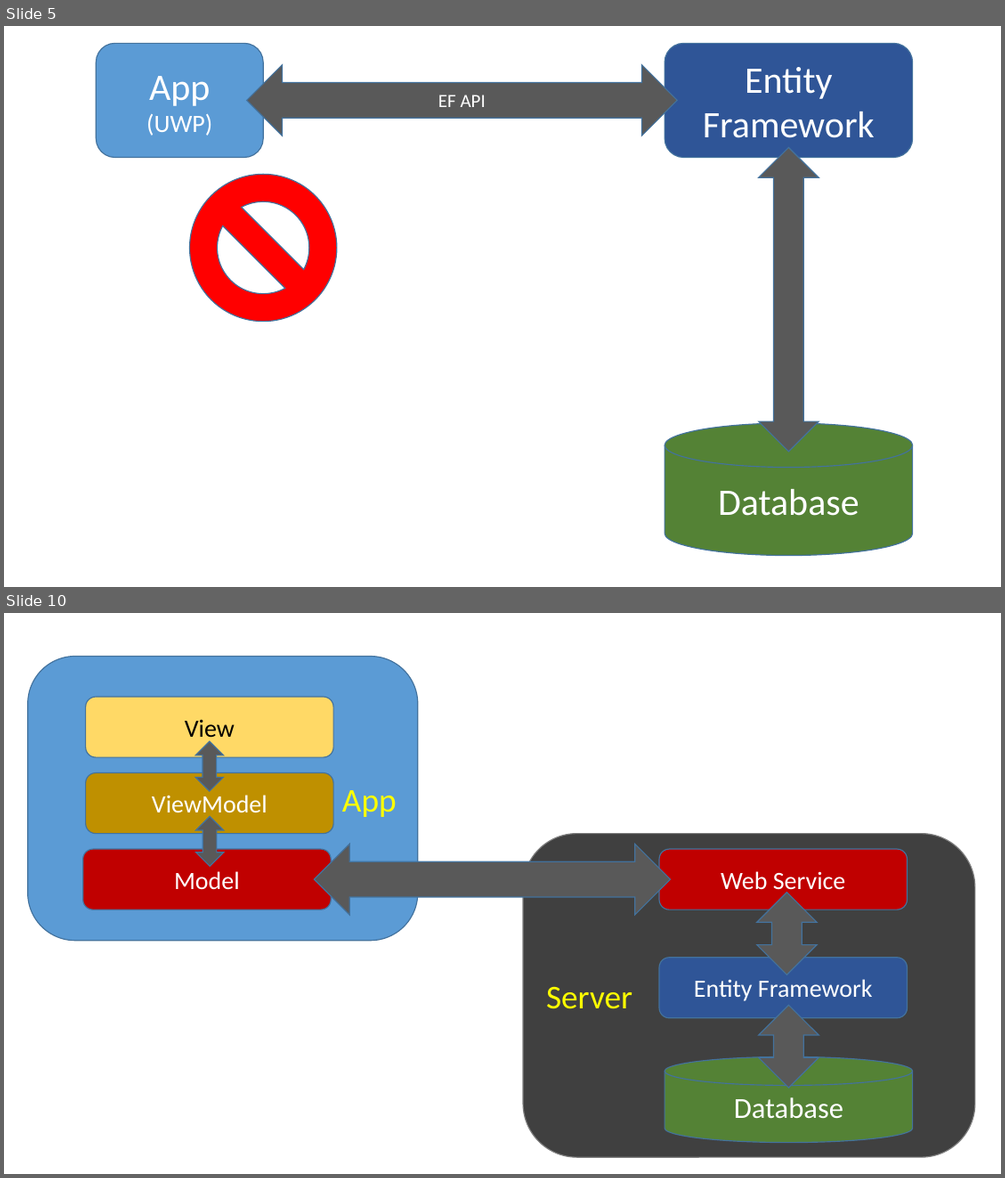
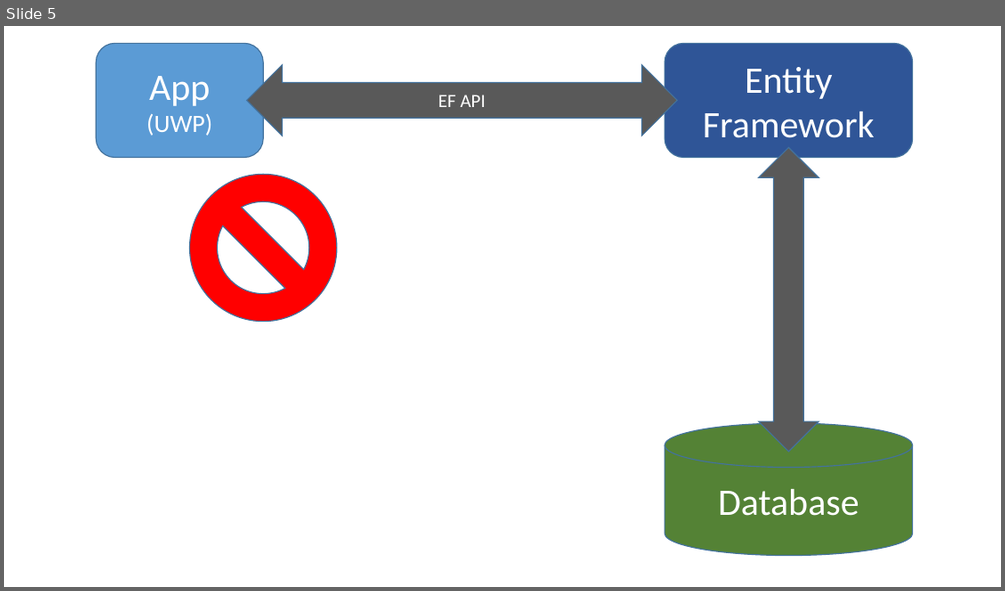
Before and after one commit to perl-easj/OOProg, a slide deck: Chap/Persist/Presentations/PersistencyGeneral.pptx. Shown one above the other, each under a label of ours: slides 5 and 10 before the commit, slide 5 after it; the slides between them are not shown. The pictures are 1005x1178 and 1005x591 pixels, drawn with LibreOffice and Linux fonts; fonts in the diff are those of the drawing. Boxes give left, top, right and bottom in pixels: in the first picture for what was removed or moved away, otherwise in the second. Text is boxed around its words. In the diff, an @@ line names an element or a change of style, - is before the commit and + after.

```diff
--- a/Chap/Persist/Presentations/PersistencyGeneral.pptx
+++ b/Chap/Persist/Presentations/PersistencyGeneral.pptx
@@ slide 10 removed at (x1=4, y1=613, x2=1001, y2=1174), background #FFFFFF @@
@@ rounded rectangle removed at (x1=28, y1=657, x2=418, y2=941) @@
-App
@@ rounded rectangle removed at (x1=86, y1=697, x2=334, y2=757) @@
-View
@@ up down arrow removed at (x1=195, y1=742, x2=223, y2=792) @@
@@ rounded rectangle removed at (x1=86, y1=773, x2=334, y2=834) @@
-ViewModel
@@ up down arrow removed at (x1=196, y1=817, x2=224, y2=867) @@
@@ rounded rectangle removed at (x1=83, y1=850, x2=332, y2=910) @@
-Model
@@ left right arrow removed at (x1=315, y1=844, x2=671, y2=915) @@
@@ rounded rectangle removed at (x1=523, y1=834, x2=975, y2=1158) @@
-Server
@@ rounded rectangle removed at (x1=659, y1=850, x2=907, y2=910) @@
-Web Service
@@ up down arrow removed at (x1=757, y1=892, x2=817, y2=974) @@
@@ rounded rectangle removed at (x1=659, y1=957, x2=907, y2=1018) @@
-Entity Framework
@@ up down arrow removed at (x1=759, y1=1005, x2=818, y2=1087) @@
@@ cylinder removed at (x1=665, y1=1056, x2=914, y2=1143) @@
-Database
```
Also in this commit, not shown: 1 slide changed, 3 slides added, 10 other slides removed, 2 other files.
